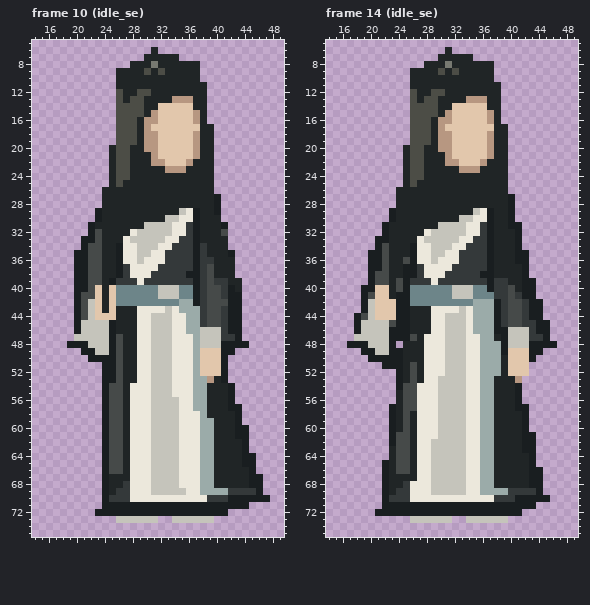
A pixel-art file gets an edit: assets/character/swordsman.aseprite. This is how it looked before the edit.
64x80 pixels, 256 frames. Colours within 5 levels of each other are drawn and written as one. Shown: frame 10 (idle_se): x 14..49, y 5..75; frame 14 (idle_se): x 14..49, y 5..75. The commit also changed other frames, which this record leaves out.
And afterwards:
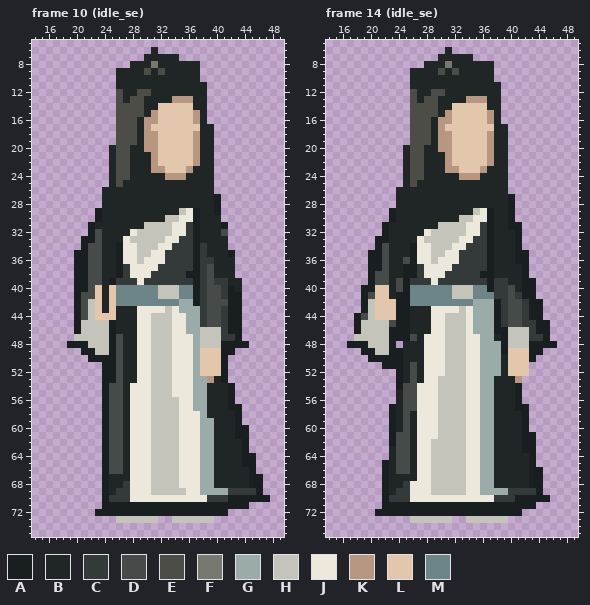
Palette (. is transparent): A #191e20  B #202526  C #34393a  D #464a49  E #4c4d46  F #777971  G #9baba9  H #c5c4bb  J #ece8dc  K #b79781  L #e2c7ac  M #6d8589
From the commit log: fix: refine side faces and distinguish hovering from moving flight
From old to new:
Changed rows in their new state; - is an unchanged pixel.
Frame 10 (idle_se), layer "Hair and face":
first column x 31:
22 -L---LK
23 KKLLLK-
24 --KKK--
Frame 14 (idle_se), layer "Hair and face": the same change as frame 10 (idle_se)
Changed places in both pictures, as pixel boxes (x1, y1, x2, y2):
changed: (151, 159, 200, 180)
changed: (445, 159, 494, 180)
